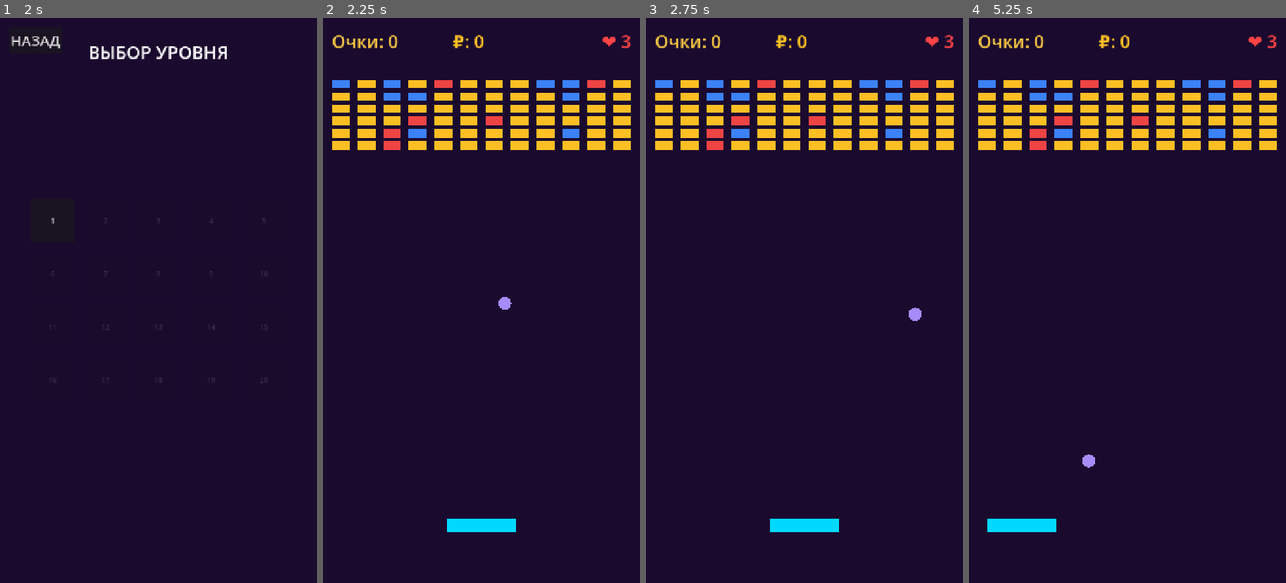
Above: before the commit, frames 1-4 (left to right).
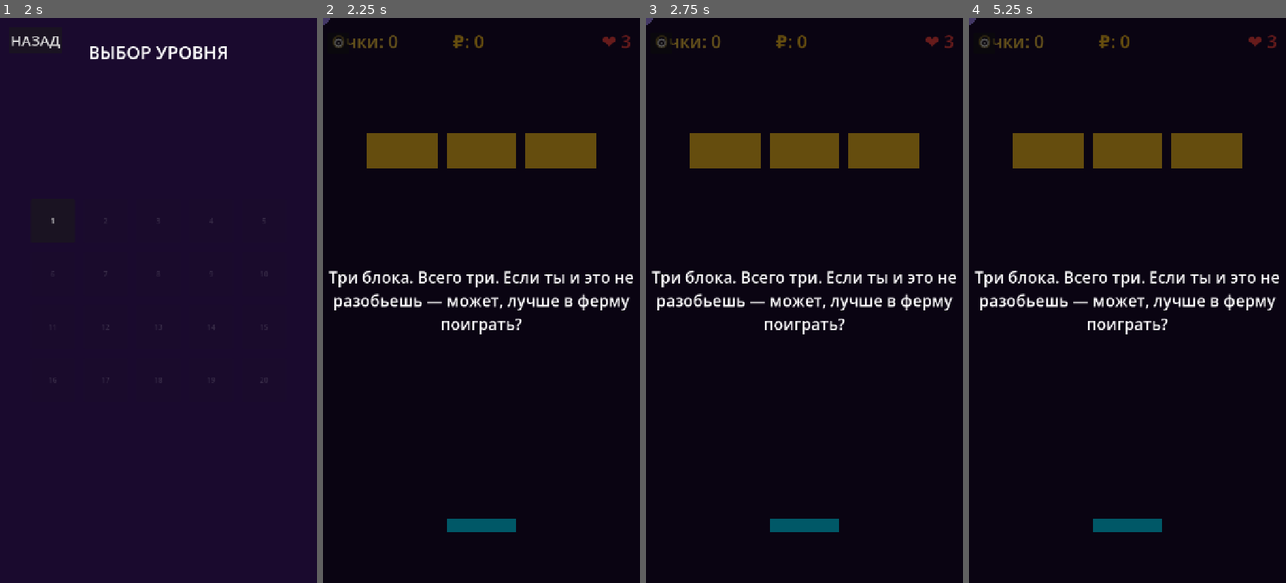
Above: after the commit, the same moments.

Repository: AndreyNazyrov/magic_pong
Game: Godot game, scene res://scenes/main_menu.tscn
Two runs of this game, one before a commit and one after it. Both use one fixed random seed, a clock stepped at 60 frames per second and the inputs below.
Inputs (mouse positions are in pixels of both pictures, inside the frame that each line leads up to):
- Up to frame 1 (2 s): click "ИГРАТЬ" at 0.5 s; click "НАЗАД" at 1.25 s
- Up to frame 2 (2.25 s): click "1" at 2 s
- Up to frame 3 (2.75 s): no input
- Up to frame 4 (5.25 s): tap Enter at 2.75 s; move the mouse to (1197, 272) at 2.77 s; click (1197, 272) at 2.92 s; click (984, 40) at 3.5 s, where only the run after the commit has a clickable "⚙"; click (1003, 40) at 4.25 s, where only the run after the commit has a clickable "НАЗАД"; click (1022, 221) at 5 s, where only the run after the commit has a clickable "1"

Frame 1 is identical in both runs. In frame 2, 100% of the frame differs, in the area x 0-100%, y 0-100%; in frame 3, 100%; in frame 4, 100%.

Commit message:
Добавлены уровни 1-5, система целей и сохранения

Diff:
--- /dev/null
+++ b/scenes/big_block.tscn
@@ -0,0 +1,17 @@
+[gd_scene format=3 uid="uid://dd44ro72as88w"]
+
+[ext_resource type="Script" uid="uid://b4aqmxpy2onf8" path="res://scripts/block.gd" id="1_mfqrp"]
+
+[sub_resource type="RectangleShape2D" id="RectangleShape2D_v25s2"]
+size = Vector2(40, 20)
+
+[node name="Block" type="StaticBody2D" unique_id=955986172]
+scale = Vector2(4, 4)
+script = ExtResource("1_mfqrp")
+
+[node name="Visual" type="Polygon2D" parent="." unique_id=154468342]
+color = Color(0.9843137, 0.7490196, 0.14117648, 1)
+polygon = PackedVector2Array(-20, -10, 20, -10, 20, 10, -20, 10)
+
+[node name="CollisionShape2D" type="CollisionShape2D" parent="." unique_id=1515456052]
+shape = SubResource("RectangleShape2D_v25s2")
--- a/scenes/game.tscn
+++ b/scenes/game.tscn
@@ -5,6 +5,7 @@
 [ext_resource type="PackedScene" uid="uid://e3vq65xe3gqu" path="res://scenes/paddle.tscn" id="2_lnu2h"]
 [ext_resource type="PackedScene" uid="uid://b4v0na42wmnmq" path="res://scenes/game_over.tscn" id="4_lbhrr"]
 [ext_resource type="PackedScene" uid="uid://c6ae4vfjgnl2d" path="res://scenes/victory.tscn" id="5_iywne"]
+[ext_resource type="PackedScene" uid="uid://bibxcgweo1xkh" path="res://scenes/hint_screen.tscn" id="6_p57ef"]
 
 [sub_resource type="RectangleShape2D" id="RectangleShape2D_elpnf"]
 size = Vector2(20, 1280)
@@ -96,6 +97,16 @@
 text = "₽: 0"
 horizontal_alignment = 1
 
+[node name="MenuButton" type="Button" parent="HUDLayer" unique_id=56907917]
+offset_left = 11.0
+offset_top = 33.0
+offset_right = 59.0
+offset_bottom = 81.0
+theme_override_font_sizes/font_size = 29
+text = "⚙"
+
 [node name="GameOver" parent="." unique_id=1671615892 instance=ExtResource("4_lbhrr")]
 
 [node name="Victory" parent="." unique_id=2103984990 instance=ExtResource("5_iywne")]
+
+[node name="HintScreen" parent="." unique_id=864867517 instance=ExtResource("6_p57ef")]
--- /dev/null
+++ b/scenes/hint_screen.tscn
@@ -0,0 +1,26 @@
+[gd_scene format=3 uid="uid://bibxcgweo1xkh"]
+
+[ext_resource type="Script" uid="uid://ksckavve66pt" path="res://scripts/hint_screen.gd" id="1_gqvoi"]
+
+[node name="HintScreen" type="CanvasLayer" unique_id=864867517]
+process_mode = 3
+script = ExtResource("1_gqvoi")
+
+[node name="Bg" type="ColorRect" parent="." unique_id=846959522]
+anchors_preset = 15
+anchor_right = 1.0
+anchor_bottom = 1.0
+grow_horizontal = 2
+grow_vertical = 2
+color = Color(0, 0, 0, 0.59607846)
+
+[node name="TextLabel" type="Label" parent="." unique_id=694381543]
+anchors_preset = 15
+anchor_right = 1.0
+anchor_bottom = 1.0
+grow_horizontal = 2
+grow_vertical = 2
+theme_override_font_sizes/font_size = 36
+horizontal_alignment = 1
+vertical_alignment = 1
+autowrap_mode = 2
--- a/scripts/ball.gd
+++ b/scripts/ball.gd
@@ -4,117 +4,89 @@
 
 @export var base_speed: float = 400.0
 @export var speed_increase: float = 10.0
-@export var min_angle_deg: float = 20.0
 
 var current_speed: float = 400.0
 var is_accelerated: bool = false
 var stuck_timer: float = 0.0
 var has_chain: bool = false
-var can_move: bool = false # Флаг для безопасного спавна
+var can_move: bool = false
+var is_waiting_start: bool = true
+var paddle_ref: Node2D = null
 
 func _ready():
 	add_to_group("balls")
 	randomize()
 
-	# Создаем визуал (круг)
 	var points = PackedVector2Array()
-	var radius = 15
 	for i in range(16):
 		var angle = i * (2 * PI / 16)
-		points.append(Vector2(cos(angle), sin(angle)) * radius)
+		points.append(Vector2(cos(angle), sin(angle)) * 15)
 	$Visual.polygon = points
 	$Visual.color = Color("a78bfa")
 
-	# Ждем 2 кадра, чтобы физика "увидела" мяч
+	# Ждем 2 кадра для физики
 	await get_tree().process_frame
 	await get_tree().process_frame
 	can_move = true
 
-	reset_ball()
+func _input(event):
+	if not is_waiting_start: return
+	if event is InputEventMouseButton and event.pressed:
+		launch_ball()
+	elif event is InputEventScreenTouch and event.pressed:
+		launch_ball()
 
-func reset_ball():
-	# Стартовая позиция — центр экрана
-	position = Vector2(360, 640)
-
-	# Сброс состояний
-	is_accelerated = false
-	stuck_timer = 0.0
-	has_chain = false
-	current_speed = base_speed
-
-	# Случайное направление
-	var angle = randf_range(-PI / 4, PI / 4)
-	if randi() % 2 == 0:
-		angle += PI
-
-	velocity = Vector2(cos(angle), sin(angle)) * current_speed
+func launch_ball():
+	is_waiting_start = false
+	var angle = randf_range(-PI/6, PI/6) - PI/2
+	velocity = Vector2(cos(angle), sin(angle)) * base_speed
 
 func _physics_process(delta):
-	if not can_move:
-		return # Мяч стоит на месте (заморозка или спавн)
+	if is_waiting_start:
+		if paddle_ref:
+			position = paddle_ref.position + Vector2(0, -50)
+		return
 
-	# Проверка на вылет за экран (если проскочил сквозь стену)
+	if not can_move: return
+
 	if position.y > 1350 or position.y < -50 or position.x < -50 or position.x > 770:
 		reset_ball()
 		return
-
-
 
 	var collision = move_and_collide(velocity * delta)
 
 	if collision:
 		var collider = collision.get_collider()
-
-		# 1. Посох
 		if collider.name == "Paddle":
 			hit_paddle.emit()
 			reset_acceleration()
-
-			# Забираем заряд молнии
 			if collider.is_charged:
 				has_chain = true
 				collider.is_charged = false
 
-			# --- ФИЗИКА ОТСКОКА ОТ ПОСОХА ---
 			var normal = collision.get_normal()
 			var new_velocity = velocity.bounce(normal)
-
-			var paddle = collider
 			var paddle_half = 80.0
-			var offset = (global_position.x - paddle.global_position.x) / paddle_half
+			var offset = (global_position.x - paddle_ref.global_position.x) / paddle_half
 			offset = clamp(offset, -1.0, 1.0)
 
-			# Если удар пришелся сверху (normal.y < 0), добавляем угол
 			if normal.y < 0:
 				var angle_offset = offset * deg_to_rad(60)
 				new_velocity.x += sin(angle_offset) * current_speed
-				new_velocity.y = -abs(new_velocity.y) # Гарантируем полет вверх
+				new_velocity.y = -abs(new_velocity.y)
 
-			# Нормализуем и применяем скорость
 			velocity = new_velocity.normalized() * current_speed
-			velocity = clamp_angle(velocity)
-			return # Выходим, скорость уже задана
+			return
 
-		# 2. Блоки
 		elif collider is StaticBody2D and collider.has_method("hit"):
 			collider.hit()
-
-			# Если есть заряд молнии — бьем по соседям
 			if has_chain:
 				has_chain = false
-				var pos = collider.global_position
-				get_parent().destroy_random_nearby(pos, 3)
+				get_parent().destroy_random_nearby(collider.global_position, 3)
 
-				if not is_instance_valid(self):
-					return
-
-		# 3. Стены (и все остальное)
 		velocity = velocity.bounce(collision.get_normal())
 		current_speed += speed_increase
 		velocity = velocity.normalized() * current_speed
-		velocity = clamp_angle(velocity)
-
-		# Защита от застревания
 		stuck_timer += delta
 		if stuck_timer > 1.5:
 			stuck_timer = 0.0
@@ -122,6 +94,14 @@
 			return
 	else:
 		stuck_timer = 0.0
+
+func reset_ball():
+	position = paddle_ref.position + Vector2(0, -50)
+	is_accelerated = false
+	stuck_timer = 0.0
+	has_chain = false
+	current_speed = base_speed
+	is_waiting_start = true
 
 func accelerate(factor: float):
 	if is_accelerated or not is_inside_tree(): return
@@ -134,17 +114,3 @@
 		is_accelerated = false
 		current_speed /= 3.0
 		velocity = velocity.normalized() * current_speed
-
-func clamp_angle(vel: Vector2) -> Vector2:
-	var min_angle = deg_to_rad(min_angle_deg)
-	var speed = vel.length()
-	var angle = wrapf(vel.angle(), -PI, PI)
-	var abs_angle = abs(angle)
-
-	if abs_angle < min_angle:
-		@warning_ignore("incompatible_ternary")
-		angle = min_angle * sign(angle if angle != 0 else 1)
-	elif abs_angle > PI - min_angle:
-		angle = (PI - min_angle) * sign(angle)
-
-	return Vector2(cos(angle), sin(angle)) * speed
--- a/scripts/game.gd
+++ b/scripts/game.gd
@@ -4,11 +4,7 @@
 var score: int = 0
 var total_blocks: int = 0
 var goal_type: String = "destroy_all"
-var goal_target_color: String = "yellow" # Для "collect_color"
-var goal_time: float = 0.0 # Для "survive_time"
-var goal_timer: float = 0.0
-var current_progress: int = 0
-
+var level_config: Dictionary = {}
 
 @onready var death_zone = $DeathZone
 @onready var ball = $Ball
@@ -16,102 +12,132 @@
 @onready var score_label = $HUDLayer/ScoreLabel
 @onready var lives_label = $HUDLayer/LivesLabel
 @onready var coins_label = $HUDLayer/CoinsLabel
-@onready var hud_layer = $HUDLayer
+@onready var hint_screen = $HintScreen
 
 var block_scene = preload("res://scenes/block.tscn")
+var big_block_scene = preload("res://scenes/big_block.tscn")
 var explosive_scene = preload("res://scenes/explosive_block.tscn")
 var bonus_scene = preload("res://scenes/bonus.tscn")
 var ball_scene_instance = preload("res://scenes/ball.tscn")
+var level_data_script = preload("res://scripts/level_data.gd")
 
 func _ready():
 	randomize()
 	SaveManager.load_game()
-
-	# НАСТРОЙКА ЦЕЛИ (пока хардкод, потом будем читать из файла уровня)
-	goal_type = "destroy_all"
-	# goal_type = "collect_color" # Раскомментируйте, чтобы протестировать сбор цвета
-	# goal_target_color = "blue"
+	$HUDLayer/MenuButton.pressed.connect(_on_menu_button_pressed)
+
+	# Загружаем конфиг уровня
+	var ld = level_data_script.new()
+	level_config = ld.levels.get(SaveManager.current_level, {"goal": "destroy_all", "blocks": "default"})
+	goal_type = level_config.get("goal", "destroy_all")
 
 	death_zone.body_entered.connect(_on_death_zone_body_entered)
 	ball.hit_paddle.connect(_on_ball_hit_paddle)
+	ball.paddle_ref = paddle
+
 	update_ui()
 	spawn_blocks()
 
+	if level_config.has("text"):
+		hint_screen.show_hint(level_config["text"])
+
 func spawn_blocks():
-	var cols = 12
-	var rows = 6
-	var block_width = 40
-	var block_height = 20
-	var gap_x = 18
-	var gap_y = 8
-
-	var total_width = cols * block_width + (cols - 1) * gap_x
-	var start_x = (720 - total_width) / 2 + block_width / 2
-	var start_y = 150
-	var row_height = block_height + gap_y
-
-	for row in range(rows):
-		for col in range(cols):
-			var roll = randf()
+	if level_config.has("blocks") and level_config["blocks"] is Array:
+		for b in level_config["blocks"]:
 			var block
-
-			if roll < 0.10:
+			if b["type"] == "big": block = big_block_scene.instantiate()
+			elif b["type"] == "explosive":
 				block = explosive_scene.instantiate()
 				block.explode.connect(_on_explosive_block_exploded)
-			elif roll < 0.25:
+			elif b["type"] == "strong":
 				block = block_scene.instantiate()
 				block.is_strong = true
 				block.hp = 2
 				block.points = 20
-			else:
-				block = block_scene.instantiate()
-
-			block.position = Vector2(
-				start_x + col * (block_width + gap_x),
-				start_y + row * row_height
-			)
+			else: block = block_scene.instantiate()
+
+			block.position = b["pos"]
 			add_child(block)
 			block.destroyed.connect(_on_block_destroyed.bind(block.points, block.global_position))
 			total_blocks += 1
+	else:
+		# Стандартная сетка
+		var cols = 12
+		var rows = 6
+		var block_width = 40
+		var block_height = 20
+		var gap_x = 18
+		var gap_y = 8
+		var total_width = cols * block_width + (cols - 1) * gap_x
+		var start_x = (720 - total_width) / 2 + block_width / 2
+		var start_y = 150
+		var row_height = block_height + gap_y
+
+		for row in range(rows):
+			for col in range(cols):
+				var roll = randf()
+				var block
+				if roll < 0.10:
+					block = explosive_scene.instantiate()
+					block.explode.connect(_on_explosive_block_exploded)
+				elif roll < 0.25:
+					block = block_scene.instantiate()
+					block.is_strong = true
+					block.hp = 2
+					block.points = 20
+				else:
+					block = block_scene.instantiate()
+
+				block.position = Vector2(start_x + col * (block_width + gap_x), start_y + row * row_height)
+				add_child(block)
+				block.destroyed.connect(_on_block_destroyed.bind(block.points, block.global_position))
+				total_blocks += 1
 
 func _on_block_destroyed(points: int, pos: Vector2):
 	add_score(points)
 	total_blocks -= 1
 
-	# Проверка цели
+	# 1. Случайный шанс из конфига
+	var chance = level_config.get("bonus_chance", 0.0)
+	if chance > 0 and randf() < chance:
+		spawn_bonus(pos)
+
+	# 2. Гарантированный бонус (при последнем блоке)
+	if total_blocks == 0 and level_config.has("guaranteed_bonus"):
+		spawn_specific_bonus(pos, level_config["guaranteed_bonus"])
+
 	check_goal_progress()
 
-	if randf() < 0.20:
-		spawn_bonus(pos)
+func spawn_bonus(pos: Vector2):
+	var allowed = level_config.get("bonuses", [])
+	if allowed.size() == 0: return
+
+	var bonus = bonus_scene.instantiate()
+	bonus.bonus_type = allowed[randi() % allowed.size()]
+	if bonus.bonus_type in ["shrink", "heat"]: bonus.has_cross = true
+	bonus.position = pos
+	add_child(bonus)
+
+func spawn_specific_bonus(pos: Vector2, type: String):
+	var bonus = bonus_scene.instantiate()
+	bonus.bonus_type = type
+	if type in ["shrink", "heat"]: bonus.has_cross = true
+	bonus.position = pos
+	add_child(bonus)
 
 func check_goal_progress():
-	match goal_type:
-		"destroy_all":
-			if total_blocks <= 0:
-				win_level()
-		"collect_color":
-			# Здесь мы будем считать разбитые блоки нужного цвета
-			# Но пока у нас нет разных цветов, оставим заглушку
-			pass
+	if goal_type == "destroy_all" and total_blocks <= 0:
+		win_level()
 
 func win_level():
 	SaveManager.add_coins(10)
-	SaveManager.unlock_level(2)
-	get_tree().paused = true # <-- СТАВИМ ПАУЗУ
+	SaveManager.unlock_level(SaveManager.current_level + 1)
+	get_tree().paused = true
 	if is_instance_valid(ball):
 		ball.velocity = Vector2.ZERO
 	$Victory.show_victory()
 
-# --- БОНУСЫ ---
-func spawn_bonus(pos: Vector2):
-	var bonus = bonus_scene.instantiate()
-	var all_types = ["grow", "chain", "multi", "freeze", "shrink", "heat"]
-	bonus.bonus_type = all_types[randi() % all_types.size()]
-	if bonus.bonus_type in ["shrink", "heat"]:
-		bonus.has_cross = true
-	bonus.position = pos
-	add_child(bonus)
-
+# --- БОНУСЫ (Логика) ---
 func apply_bonus(type: String):
 	match type:
 		"grow": apply_grow()
@@ -147,27 +173,21 @@
 			b.velocity = b.velocity.normalized() * b.current_speed
 	await get_tree().create_timer(5.0).timeout
 	for b in balls:
-		if is_instance_valid(b):
+		if is_instance_valid(b) and b.is_inside_tree():
 			b.current_speed /= 1.5
 			b.velocity = b.velocity.normalized() * b.current_speed
 
 func apply_multi():
 	var balls = get_balls()
 	if balls.size() >= 5: return
-
-	# Спавним только 1 дополнительный мяч
 	var new_ball = ball_scene_instance.instantiate()
-
-	# Спавним в безопасной зоне
-	new_ball.position = Vector2(360, 900)
+	new_ball.position = paddle.position + Vector2(0, -50)
 	new_ball.can_move = false
-
+	new_ball.is_waiting_start = false
 	var speed = 400.0
 	if is_instance_valid(ball): speed = ball.current_speed
-
 	var angle = randf_range(-PI/4, PI/4) - PI/2
 	new_ball.velocity = Vector2(cos(angle), sin(angle)) * speed
-
 	new_ball.hit_paddle.connect(_on_ball_hit_paddle)
 	add_child.call_deferred(new_ball)
 
@@ -175,7 +195,7 @@
 	var radius = 150.0
 	var candidates = []
 	for child in get_children():
-		if child is StaticBody2D and child.has_method("hit") and is_instance_valid(child):
+		if child is StaticBody2D and child.has_method("hit") and is_instance_valid(child) and not child.is_queued_for_deletion():
 			if child.global_position.distance_to(center) <= radius:
 				candidates.append(child)
 	candidates.shuffle()
@@ -193,11 +213,8 @@
 			respawn_ball()
 
 func _physics_process(delta):
-	# Проверка: если мячей нет вообще, а игра идет — спавним
 	if get_balls().size() == 0 and lives > 0:
 		respawn_ball()
-
-
 
 func get_balls() -> Array:
 	var balls = []
@@ -217,9 +234,8 @@
 		game_over()
 
 func game_over():
-	get_tree().paused = true # <-- СТАВИМ ПАУЗУ
-	if is_instance_valid(ball):
-		ball.velocity = Vector2.ZERO
+	get_tree().paused = true
+	if is_instance_valid(ball): ball.velocity = Vector2.ZERO
 	$GameOver.show_game_over(score)
 
 func add_score(points: int):
@@ -235,21 +251,23 @@
 	var radius = 80.0
 	var targets = []
 	for child in get_children():
-		# Проверяем, что это блок и он еще жив
 		if child is StaticBody2D and child.has_method("hit") and is_instance_valid(child) and not child.is_queued_for_deletion():
 			if child.global_position.distance_to(explosion_pos) <= radius:
 				targets.append(child)
-
 	for target in targets:
 		if is_instance_valid(target) and not target.is_queued_for_deletion():
 			target.hit()
-
 	if is_instance_valid(ball) and ball.has_method("accelerate"):
 		ball.accelerate(3.0)
 
 func respawn_ball():
 	var new_ball = ball_scene_instance.instantiate()
-	new_ball.position = Vector2(360, 640)
+	new_ball.position = paddle.position + Vector2(0, -50)
+	new_ball.paddle_ref = paddle
 	new_ball.hit_paddle.connect(_on_ball_hit_paddle)
 	ball = new_ball
 	add_child.call_deferred(new_ball)
+
+func _on_menu_button_pressed():
+	get_tree().paused = false
+	get_tree().change_scene_to_file("res://scenes/level_select.tscn")
--- /dev/null
+++ b/scripts/hint_screen.gd
@@ -0,0 +1,22 @@
+extends CanvasLayer
+
+@onready var text_label = $TextLabel
+
+func _ready():
+	visible = false
+	$Bg.gui_input.connect(_on_input)
+
+func show_hint(text: String):
+	text_label.text = text
+	visible = true
+	get_tree().paused = true
+
+func _on_input(event):
+	if event is InputEventMouseButton and event.pressed:
+		hide_hint()
+	elif event is InputEventScreenTouch and event.pressed:
+		hide_hint()
+
+func hide_hint():
+	visible = false
+	get_tree().paused = false
--- /dev/null
+++ b/scripts/level_data.gd
@@ -0,0 +1,65 @@
+extends Node
+
+var levels = {
+	1: {
+		"goal": "destroy_all",
+		"text": "Три блока. Всего три. Если ты и это не разобьешь — может, лучше в ферму поиграть?",
+		"blocks": [
+			{"type": "big", "pos": Vector2(180, 300)},
+			{"type": "big", "pos": Vector2(360, 300)},
+			{"type": "big", "pos": Vector2(540, 300)}
+		],
+		"bonuses": [], "bonus_chance": 0.0
+	},
+	2: {
+		"goal": "destroy_all",
+		"text": "Их стало четыре. Я в тебя верю. Наверное.",
+		"blocks": [
+			{"type": "big", "pos": Vector2(180, 250)},
+			{"type": "big", "pos": Vector2(540, 250)},
+			{"type": "big", "pos": Vector2(180, 450)},
+			{"type": "big", "pos": Vector2(540, 450)}
+		],
+		"bonuses": [], "bonus_chance": 0.0
+	},
+	3: {
+		"goal": "destroy_all",
+		"text": "Видишь синий? Он крепкий. Как твоя уверенность после первого уровня.",
+		"blocks": [
+			{"type": "big", "pos": Vector2(180, 250)},
+			{"type": "big", "pos": Vector2(540, 250)},
+			{"type": "big", "pos": Vector2(180, 450)},
+			{"type": "big", "pos": Vector2(540, 450)},
+			{"type": "strong", "pos": Vector2(360, 600)}
+		],
+		"bonuses": [], "bonus_chance": 0.0
+	},
+	4: {
+		"goal": "destroy_all",
+		"text": "Четыре крепыша и один хлюпик. Найди хлюпика, если сможешь.",
+		"blocks": [
+			{"type": "strong", "pos": Vector2(180, 250)},
+			{"type": "strong", "pos": Vector2(540, 250)},
+			{"type": "strong", "pos": Vector2(180, 450)},
+			{"type": "strong", "pos": Vector2(540, 450)},
+			{"type": "normal", "pos": Vector2(360, 350)}
+		],
+		"bonuses": [], "bonus_chance": 0.0
+	},
+	5: {
+		"goal": "destroy_all",
+		"text": "Впереди — красная штука. Она взорвется. Ты тоже, если не увернешься.",
+		"blocks": [
+			{"type": "explosive", "pos": Vector2(360, 200)},
+			{"type": "normal", "pos": Vector2(180, 350)},
+			{"type": "strong", "pos": Vector2(360, 350)},
+			{"type": "normal", "pos": Vector2(540, 350)},
+			{"type": "explosive", "pos": Vector2(180, 500)},
+			{"type": "normal", "pos": Vector2(360, 500)},
+			{"type": "strong", "pos": Vector2(540, 500)}
+		],
+		"bonuses": ["grow"],
+		"bonus_chance": 0.0,
+		"guaranteed_bonus": "grow" # <-- Гарантированный бонус на 5 уровне
+	}
+}
--- a/scripts/level_select.gd
+++ b/scripts/level_select.gd
@@ -2,6 +2,7 @@
 
 func _ready():
 	$BackBtn.pressed.connect(_on_back_pressed)
+	SaveManager.load_game()
 	create_level_buttons()
 
 func create_level_buttons():
@@ -25,7 +26,7 @@
 		grid.add_child(btn)
 
 func _on_level_pressed(level: int):
-	# Переходим в игру (в будущем будем передавать номер уровня)
+	SaveManager.current_level = level
 	get_tree().change_scene_to_file("res://scenes/game.tscn")
 
 func _on_back_pressed():
--- a/scripts/main_menu.gd
+++ b/scripts/main_menu.gd
@@ -1,6 +1,7 @@
 extends Control
 
 func _ready():
+	SaveManager.load_game()
 	$PlayBtn.pressed.connect(_on_play_pressed)
 	$ExitBtn.pressed.connect(_on_exit_pressed)
 
--- a/scripts/save_manager.gd
+++ b/scripts/save_manager.gd
@@ -4,6 +4,7 @@
 
 var coins: int = 0
 var unlocked_levels: int = 1 # Открыт только 1-й уровень
+var current_level: int = 1
 
 func save_game():
 	var file = FileAccess.open(SAVE_PATH, FileAccess.WRITE)
--- a/scripts/victory.gd
+++ b/scripts/victory.gd
@@ -10,4 +10,5 @@
 func _on_continue_pressed():
 	get_tree().paused = false
 	visible = false
-	get_tree().reload_current_scene() # Перезапуск текущего уровня
+	# Возвращаемся в меню выбора уровней
+	get_tree().change_scene_to_file("res://scenes/level_select.tscn")
Not shown, added: scripts/hint_screen.gd.uid
Not shown, added: scripts/level_data.gd.uid
